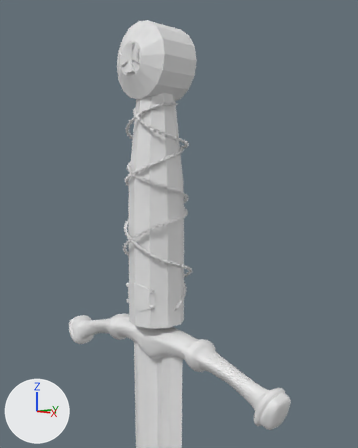
The Blender file sword.blend as it was, and as the next commit left it.
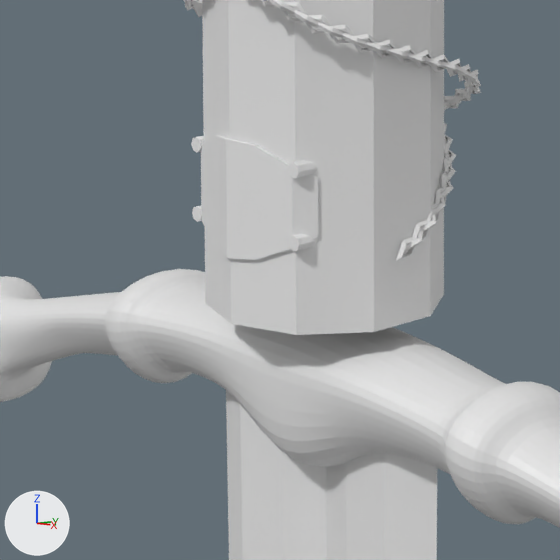
Old and new are each drawn from a 50 mm camera at (1.089, -0.935, 4.378) aimed at (0.025, 0.067, 4.233) and again close up on the part from 23% to 59% of the width and 56% to 85% of the height. Lighting does not change. The marker at lower left points along +X, +Y and +Z.

The older version as bpy lines, for what is in view:
```python
me_cylinder = bpy.data.meshes.new('Cylinder')
me_cylinder.from_pydata(...)  # 60 vertices, 52 faces; spans x -0.077..0.077, y -0.081..0.081, z 3.95..4.61
me_cylinder_003 = bpy.data.meshes.new('Cylinder.003')
me_cylinder_003.from_pydata(...)  # an 8-sided cylinder along z spanning x 0.0453..0.0559, y -0.0289..-0.0183, z 0.0501..0.0675
me_plane_001 = bpy.data.meshes.new('Plane.001')
me_plane_001.from_pydata([(0.0573, -0.0158, 0.0528), (0.0573, 0.0226, 0.0528), (0.0, -0.036, 0.0816), (0.0, 0.0427, 0.0816), (0.0205, -0.0341, 0.0749), (0.0475, -0.0229, 0.066), (0.0475, 0.0297, 0.066), (0.0205, 0.0409, 0.0749)], [], [(5, 0, 1, 6), (2, 4, 7, 3), (4, 5, 6, 7)])
ob_cylinder = bpy.data.objects.new('Cylinder', me_cylinder_003)
ob_cylinder.location = (0.0, -0.0021, 4.035)
ob_cylinder.rotation_euler = (1.571, 0.0, 0.0)  # degrees (90, 0, 0)
_m = ob_cylinder.modifiers.new('Mirror', 'MIRROR')
_m.use_axis = (True, True, False)
ob_handle = bpy.data.objects.new('handle', me_cylinder)
ob_handle.location = (0.0, 0.0, 0.0)
ob_plane = bpy.data.objects.new('Plane', me_plane_001)
ob_plane.location = (0.0, -0.0021, 4.03)
ob_plane.rotation_euler = (1.571, 0.0, 0.0)  # degrees (90, 0, 0)
_m = ob_plane.modifiers.new('Mirror', 'MIRROR')
_m.use_clip = True
_m = ob_plane.modifiers.new('Solidify', 'SOLIDIFY')
_m.thickness = 0.003
_m.use_even_offset = True
# also in view: 'chain.001' at (0.001, 0.001, 4.286); 'cross guard' at (0.0, 0.0, 3.86); 'chain' at (0.001, 0.001, 4.286); 'blade' at (0.0, 0.0, 1.939)
```
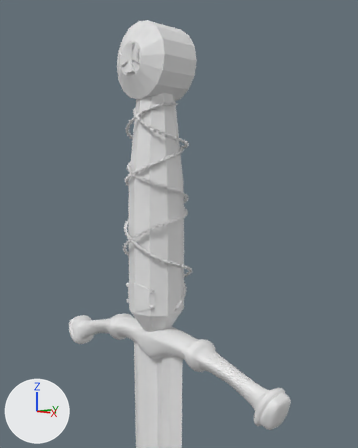
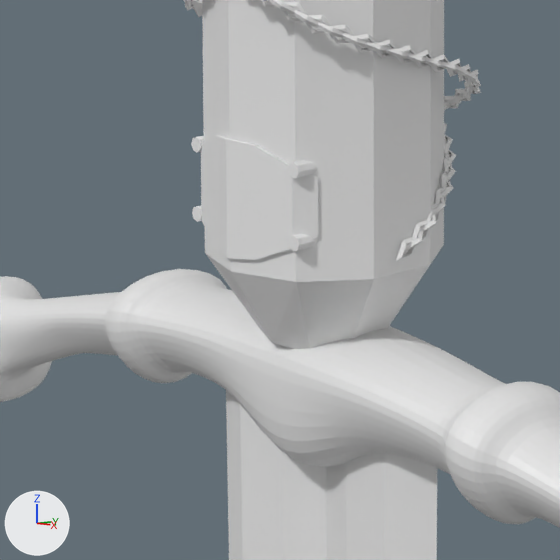
Diff of the bpy script that builds the scene:
```diff
--- a/sword.blend.py
+++ b/sword.blend.py
@@ me_cylinder @@
 # used by ob_handle; location = (0.0, 0.0, 0.0)
-me_cylinder.from_pydata(...)  # 60 vertices, 52 faces; spans x -0.077..0.077, y -0.081..0.081, z 3.95..4.61
+me_cylinder.from_pydata(...)  # 70 vertices, 62 faces; spans x -0.077..0.077, y -0.081..0.081, z 3.925..4.61
+# me_cylinder part 1
+# 1 face is deleted
+# 10 vertices in x -0.077..0.077, y -0.081..0.081, z 3.95 move by (0.0, 0.0, 0.035)
+# 10 vertices are added at x -0.038..0.038, y -0.047..0.047, z 3.925..3.929
+# 11 new faces join them
```

What differs and where, as boxes [x1, y1, x2, y2] in the close-ups (560 x 560 px):
'handle', reshaped: before [202, 0, 444, 335]; after [202, 0, 444, 349]
part 1 of me_cylinder, built on: after [205, 253, 433, 349]
